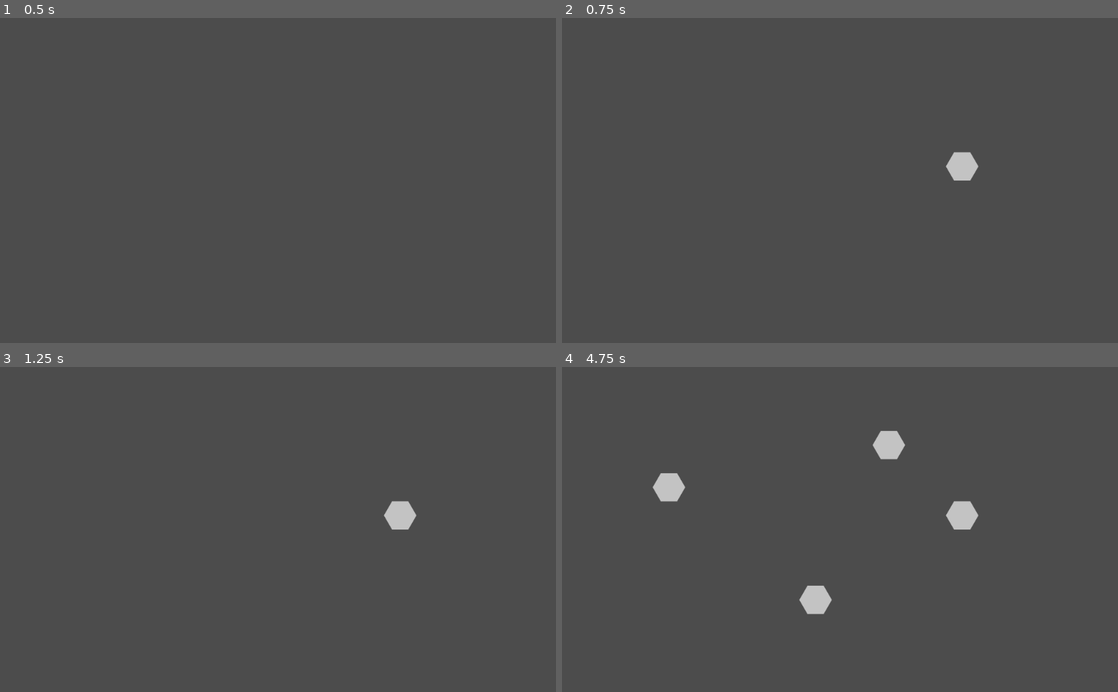
Above: before the commit, frames 1-4 (two rows, left to right).
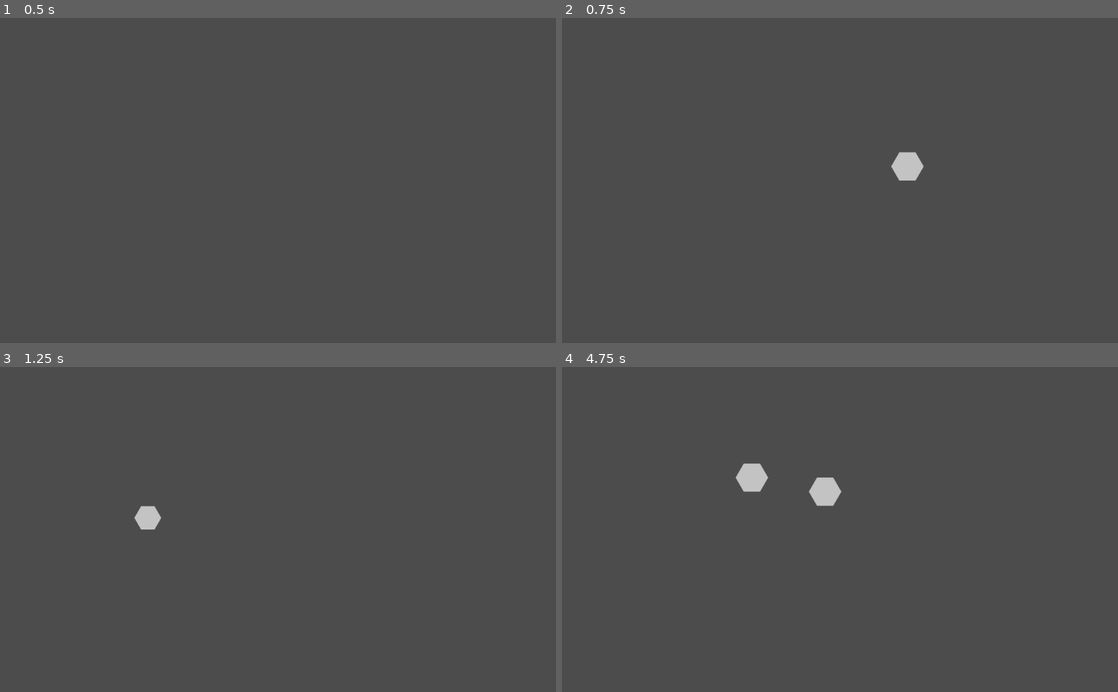
Above: after the commit, the same moments.

Repository: Calbabreaker/hexit
Game: Godot game, scene res://scenes/main.tscn
The game is run twice, just before and just after one commit, with the same random seed, the same clock (stepped at 60 frames per second) and the same inputs.
Inputs (mouse positions are in pixels of both pictures, inside the frame that each line leads up to):
- Up to frame 1 (0.5 s): no input
- Up to frame 2 (0.75 s): tap Enter at 0.5 s; move the mouse to (962, 164) at 0.52 s; press the mouse at (962, 164) at 0.53 s; hold Right (ui_right) from 0.53 s (still down)
- Up to frame 3 (1.25 s): keep holding Right (ui_right); tap Mouse wheel down (ui_scroll_down, bound only after the comm… at 0.8 s
- Up to frame 4 (4.75 s): move the mouse to (728, 545) at 1.27 s; release Right (ui_right) at 1.28 s; release the mouse at (728, 545) at 1.28 s; hold Down (ui_down) 1.28-2.03 s; tap Mouse wheel down (ui_scroll_down, bound only after the comm… at 1.35, 3.05 s; tap Mouse wheel up (ui_scroll_up, bound only after the commit) at 1.55, 3.8, 4.35 s; move the mouse to (895, 458) at 2.02 s; hold Right (ui_right) 2.03-2.78 s; hold Mouse wheel up (ui_scroll_up, bound only after the commit) 2.03-2.78 s; click (895, 458) at 2.3 s; move the mouse to (812, 594) at 2.77 s; hold Up (ui_up) 2.78-3.53 s; click (812, 594) at 2.85 s; move the mouse to (1006, 578) at 3.52 s; hold Mouse wheel down (ui_scroll_down, bound only after the comm… 3.53-4.28 s; hold Left (ui_left) from 3.53 s (still down); move the mouse to (673, 480) at 4.27 s; click (673, 480) at 4.55 s

Frame 1 is identical in both runs. In frame 2, 0.8% of the frame differs, in the area x 59-75%, y 41-50%; in frame 3, 0.7%; in frame 4, 2.3%, in the area x 16-75%, y 19-77%.
Error before the commit: Invalid type in built-in function 'clamp'. Cannot convert argument 1 from Nil to float. (res://scripts/camera.gd:13)

Commit message:
added nice camera movement

Diff:
--- a/project.godot
+++ b/project.godot
@@ -13,15 +13,9 @@
 "class": "Piece",
 "language": "GDScript",
 "path": "res://scripts/piece.gd"
-}, {
-"base": "Reference",
-"class": "Utils",
-"language": "GDScript",
-"path": "res://scripts/utils.gd"
 } ]
 _global_script_class_icons={
-"Piece": "",
-"Utils": ""
+"Piece": ""
 }
 
 [application]
@@ -62,7 +56,17 @@
 }
 ui_click={
 "deadzone": 0.5,
-"events": [ Object(InputEventMouseButton,"resource_local_to_scene":false,"resource_name":"","device":0,"alt":false,"shift":false,"control":fal …(189 unchanged characters)…
+"events": [ Object(InputEventMouseButton,"resource_local_to_scene":false,"resource_name":"","device":-1,"alt":false,"shift":false,"control":fal …(189 unchanged characters)…
+ ]
+}
+ui_scroll_up={
+"deadzone": 0.5,
+"events": [ Object(InputEventMouseButton,"resource_local_to_scene":false,"resource_name":"","device":-1,"alt":false,"shift":false,"control":false,"meta":false,"command":false,"button_mask":0,"position":Vector2( 0, 0 ),"global_position":Vector2( 0, 0 ),"factor":1.0,"button_index":4,"pressed":false,"doubleclick":false,"script":null)
+ ]
+}
+ui_scroll_down={
+"deadzone": 0.5,
+"events": [ Object(InputEventMouseButton,"resource_local_to_scene":false,"resource_name":"","device":-1,"alt":false,"shift":false,"control":false,"meta":false,"command":false,"button_mask":0,"position":Vector2( 0, 0 ),"global_position":Vector2( 0, 0 ),"factor":1.0,"button_index":5,"pressed":false,"doubleclick":false,"script":null)
  ]
 }
 
--- a/scenes/main.tscn
+++ b/scenes/main.tscn
@@ -12,6 +12,10 @@
 
 [node name="Camera2D" type="Camera2D" parent="."]
 current = true
+smoothing_enabled = true
+smoothing_speed = 10.0
 script = ExtResource( 3 )
-speed = 100.0
-max_speed = 1000.0
+speed = 800.0
+zoom_speed = 0.1
+min_zoom = 0.5
+max_zoom = 2.0
--- a/scripts/camera.gd
+++ b/scripts/camera.gd
@@ -1,14 +1,34 @@
 extends Camera2D
 
 export var speed: float
-export var max_speed: float
+export var zoom_speed: float
+export var min_zoom: float
+export var max_zoom: float
 
-var velocity = Vector2.ZERO
+var zoom_scale := 1.0
+var real_zoom := zoom_scale
 
 func _process(delta: float) -> void:
-	var direction = Vector2.ZERO
+	# Figure out direcion vector from movement keys (WASD, arrow keys)
+	var direction := Vector2.ZERO
 	direction.x = Input.get_action_strength("ui_right") - Input.get_action_strength("ui_left")
 	direction.y = Input.get_action_strength("ui_down") - Input.get_action_strength("ui_up")
+	direction = direction.normalized() # Prevents diagonal movement from being faster
 
-	velocity + clamp(velocity + direction * speed, -max_speed, max_speed)
-	position += velocity * delta
+	# Calculates velocity and adds it onto the position to move the camera
+	position += direction * speed * delta * real_zoom
+
+	# Interpolate zoom for smoothness
+	real_zoom = lerp(real_zoom, zoom_scale, 0.2)
+	zoom = Vector2.ONE * pow(real_zoom, 2)
+
+func _input(event: InputEvent) -> void:
+	if event.is_action_pressed("ui_scroll_up"):
+		zoom_scale -= zoom_speed
+		update_zoom()
+	if event.is_action_pressed("ui_scroll_down"):
+		zoom_scale += zoom_speed
+		update_zoom()
+
+func update_zoom():
+	zoom_scale = clamp(zoom_scale, min_zoom, max_zoom)
--- a/scripts/utils.gd
+++ /dev/null
@@ -1,18 +0,0 @@
-class_name Utils
-
-"""
-func axial_round(hex: Vector2) -> Vector2:
-	var grid = hex.round()
-	hex -= grid
-	var dx = round(hex.x + hex.y / 2) * (x*x >= y*y)
-	var dy = round(hex.y + hex.x / 2) * (x*x < y*y)
-	return grid + Vector2(dx, dy)
-"""
-
-const HEXAGON_SIZE := 64
-
-# Converts pixel coordinates to hexagon grid coordinates
-func pixel_to_hex(pixel: Vector2) -> Vector2:
-	var q = (2/3 * pixel.x) / HEXAGON_SIZE
-	var r = (-1/3 * pixel.x  +  sqrt(3)/3 * pixel.y) / HEXAGON_SIZE
-	return Vector2(q, r)
